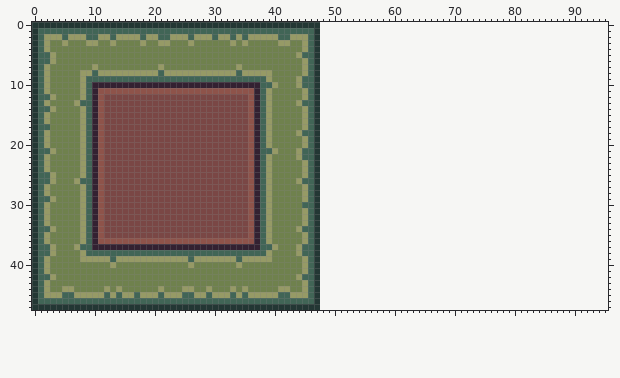
Sprite sheet, stored at assets/image/gamemap/tiles/kepler/grass.png. Above is the file before it was changed.
The file is 48x48 pixels. The old version is drawn lined up with the new one, on the new canvas.
After the commit:
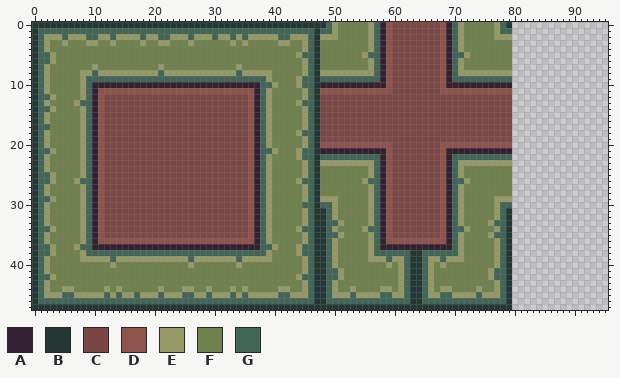
Palette (. is transparent): A #332131  B #233734  C #7a4745  D #8e534a  E #969a66  F #6f814d  G #416556
Author's note on the commit: Caching of sheets and tiles in SphericalTileTextureCache
Change:
canvas 48x48 -> 96x48
@@ x 46..81 @@
- 0 BB..................................
- 1 GB..................................
- 2 GB..................................
- 3 GB..................................
- 4 GB..................................
- 5 GB..................................
- 6 GB..................................
- 7 GB..................................
- 8 GB..................................
- 9 GB..................................
-10 GB..................................
-11 GB..................................
-12 GB..................................
-13 GB..................................
-14 GB..................................
-15 GB..................................
-16 GB..................................
-17 GB..................................
-18 GB..................................
-19 GB..................................
-20 GB..................................
-21 GB..................................
-22 GB..................................
-23 GB..................................
-24 GB..................................
-25 GB..................................
-26 GB..................................
-27 GB..................................
-28 GB..................................
-29 GB..................................
-30 GB..................................
-31 GB..................................
-32 GB..................................
-33 GB..................................
-34 GB..................................
-35 GB..................................
-36 GB..................................
-37 GB..................................
-38 GB..................................
-39 GB..................................
-40 GB..................................
-41 GB..................................
-42 GB..................................
-43 GB..................................
-44 GB..................................
-45 GB..................................
-46 GB..................................
-47 BB..................................
+ 0 BBBGEFFFFFEGADCCCCCCCCDAGEFFFFFEGB..
+ 1 GBGGEFFFFFEGADCCCCCCCCDAGEFFFFFEGG..
+ 2 GBEEEFFFFFEGADCCCCCCCCDAGEFFFFFEEE..
+ 3 GBFFFFFFFFEGADCCCCCCCCDAGEFFFFFFFF..
+ 4 GBFFFFFFFFEGADCCCCCCCCDAGEFFFFFFFF..
+ 5 GBFFFFFFFEGGADCCCCCCCCDAGGEFFFFFFF..
+ 6 GBFFFFFFFFEGADCCCCCCCCDAGEFFFFFFFF..
+ 7 GBFFFFFFFFEGADCCCCCCCCDAGEFFFFFFFF..
+ 8 GBEEEEEEEEEGADCCCCCCCCDAGEEEEEEEEE..
+ 9 GBGGGGGGGGGGADCCCCCCCCDAGGGGGGGGGG..
+10 GBAAAAAAAAAAADCCCCCCCCDAAAAAAAAAAA..
+11 GBDDDDDDDDDDDDCCCCCCCCDDDDDDDDDDDD..
+12 GBCCCCCCCCCCCCCCCCCCCCCCCCCCCCCCCC..
+13 GBCCCCCCCCCCCCCCCCCCCCCCCCCCCCCCCC..
+14 GBCCCCCCCCCCCCCCCCCCCCCCCCCCCCCCCC..
+15 GBCCCCCCCCCCCCCCCCCCCCCCCCCCCCCCCC..
+16 GBCCCCCCCCCCCCCCCCCCCCCCCCCCCCCCCC..
+17 GBCCCCCCCCCCCCCCCCCCCCCCCCCCCCCCCC..
+18 GBCCCCCCCCCCCCCCCCCCCCCCCCCCCCCCCC..
+19 GBCCCCCCCCCCCCCCCCCCCCCCCCCCCCCCCC..
+20 GBDDDDDDDDDDDDCCCCCCCCDDDDDDDDDDDD..
+21 GBAAAAAAAAAAADCCCCCCCCDAAAAAAAAAAA..
+22 GBGGGGGGGGGGADCCCCCCCCDAGGGGGGGGGG..
+23 GBEEEEEEEEEGADCCCCCCCCDAGEEEEEEEEE..
+24 GBFFFFFFFFEGADCCCCCCCCDAGEFFFFFFFF..
+25 GBFFFFFFFFEGADCCCCCCCCDAGEFFFFFFFF..
+26 GBFFFFFFFEGGADCCCCCCCCDAGGEFFFFFFF..
+27 GBFFFFFFFFEGADCCCCCCCCDAGEFFFFFFFF..
+28 GBFFFFFFFFEGADCCCCCCCCDAGEFFFFFFFF..
+29 GBEEEFFFFFEGADCCCCCCCCDAGEFFFFFEEE..
+30 GBGGEFFFFFEGADCCCCCCCCDAGEFFFFFEGG..
+31 GBBGEFFFFFEGADCCCCCCCCDAGEFFFFFEGB..
+32 GBBGEFFFFFEGADCCCCCCCCDAGEFFFFFEGB..
+33 GBBGGEFFFFEGADCCCCCCCCDAGEFFFFEGGB..
+34 GBBGEFFFFEGGADCCCCCCCCDAGGEFFFFEGB..
+35 GBBGGEFFFFEGADCCCCCCCCDAGEFFFFEGGB..
+36 GBBGEFFFFFEGADDDDDDDDDDAGEFFFFFEGB..
+37 GBBGEFFFFFEGAAAAAAAAAAAAGEFFFFFEGB..
+38 GBBGEFFFFFEGGGGGGBBGGGGGGEFFFFFEGB..
+39 GBBGEFFFFFEEEGEEGBBGEEGEEEFFFFFEGB..
+40 GBBGEFFFFFFFFEFEGBBGEFEFFFFFFFFEGB..
+41 GBBGGEFFFFFFFFFEGBBGEFFFFFFFFFEGGB..
+42 GBBGGEFFFFFFFFFEGBBGEFFFFFFFFFEGGB..
+43 GBBGEFFFFFFFFFFEGBBGEFFFFFFFFFFEGB..
+44 GBBGEFFEFFFFEEFEGBBGEFEEFFFFEFFEGB..
+45 GBBGEEEGEEEEGGEEGBBGEEGGEEEEGEEEGB..
+46 GBBGGGGGGGGGGGGGGBBGGGGGGGGGGGGGGB..
+47 BBBBBBBBBBBBBBBBBBBBBBBBBBBBBBBBBB..
Where, in picture pixels (left, top, right, bottom), the same in both pictures:
added: (320, 22, 512, 310)
